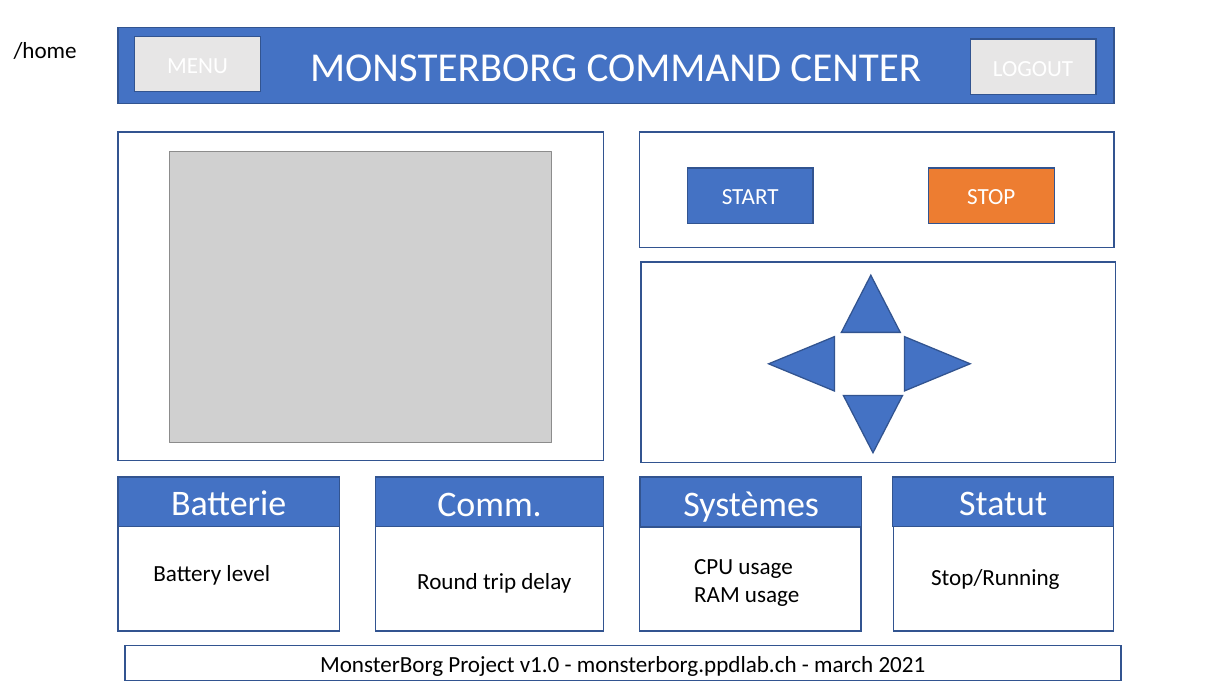
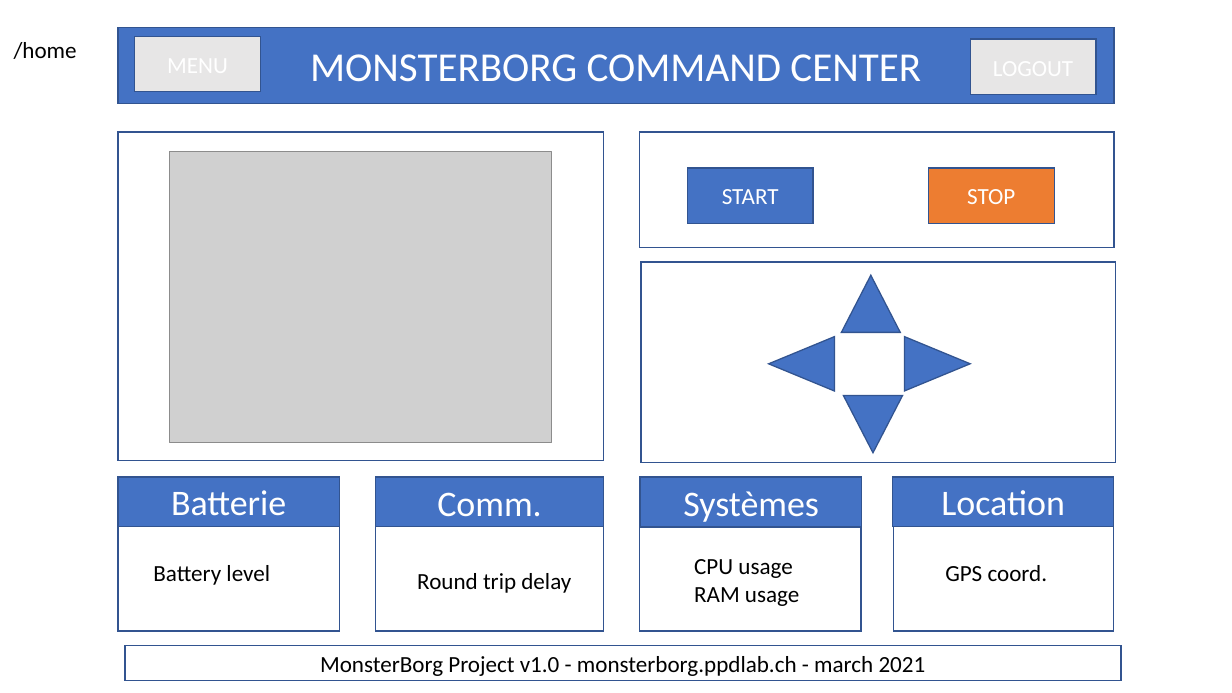
Before and after one commit to patrickpinard/MonsterBorg, a slide deck: slide 2 of documentation/Interface mockup.pptx. Drawn at 1232x693 pixels with LibreOffice and Linux fonts; fonts in the diff are those of the drawing; grey boxes stand for pictures. Boxes give left, top, right and bottom in pixels: in the first picture for what was removed or moved away, otherwise in the second. Text is boxed around its words. In the diff, an @@ line names an element or a change of style, - is before the commit and + after.

```diff
--- a/documentation/Interface mockup.pptx
+++ b/documentation/Interface mockup.pptx
@@ text in rectangle at (941,490,1064,516): text changed @@
-Statut
+Location
@@ text at (945,565,1048,581): text changed @@
-Stop/Running
+GPS coord.
```
Also in this commit, not shown: 1 other slide changed, 12 other files.
